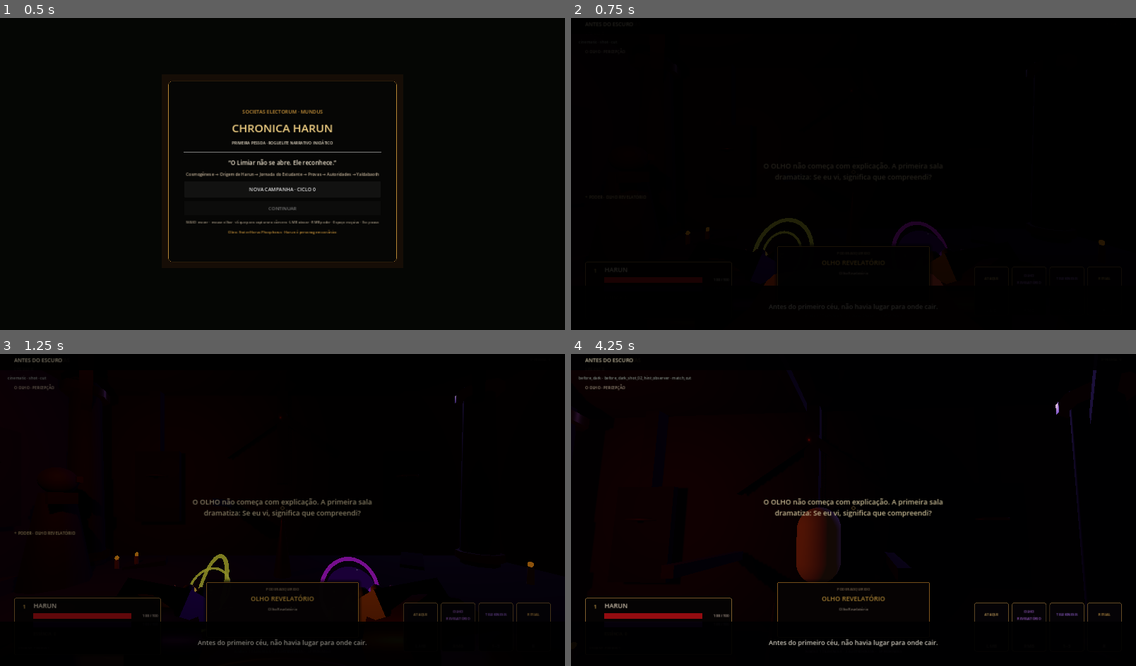
Above: before the commit, frames 1-4 (two rows, left to right).
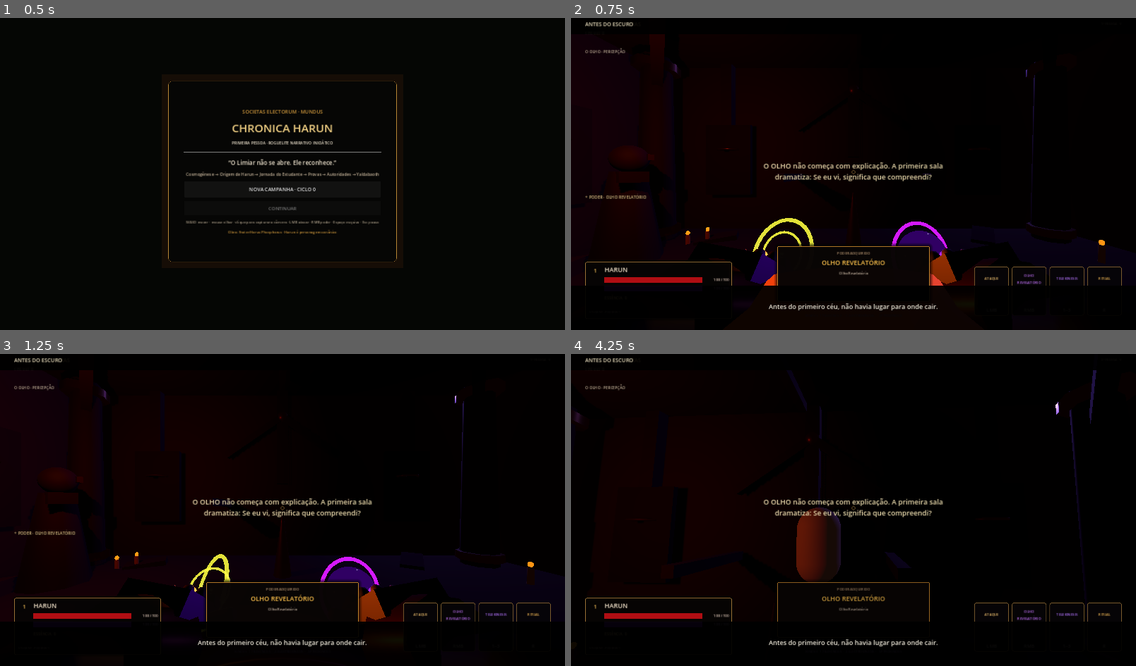
Above: after the commit, the same moments.

Repository: neuralSynapse/societaselectorum
Game: Godot game, scene res://scenes/boot/Main.tscn
The game is run twice, just before and just after one commit, with the same random seed, the same clock (stepped at 60 frames per second) and the same inputs.
Inputs (mouse positions are in pixels of both pictures, inside the frame that each line leads up to):
- Up to frame 1 (0.5 s): no input
- Up to frame 2 (0.75 s): click "NOVA CAMPANHA · CICLO 0" at 0.5 s
- Up to frame 3 (1.25 s): no input
- Up to frame 4 (4.25 s): tap Enter (ui_accept) at 1.25 s; move the mouse to (881, 506) at 1.27 s; hold V (camera_toggle) 1.28-2.03 s; hold W (move_forward) from 1.28 s (still down); click (881, 506) at 1.42 s; tap Space (jump) at 1.52, 2.27, 3.77 s; move the mouse to (825, 510) at 2.02 s; tap C (consume) at 2.1 s; move the mouse to (864, 500) at 2.77 s; hold Q (dodge) 2.78-3.53 s; move the mouse to (847, 513) at 3.52 s; tap R (instrument) at 3.6 s; click (847, 513) at 3.67 s

Frame 1 is identical in both runs. In frame 2, 4.5% of the frame differs, in the area x 2-98%, y 1-94%; in frame 3, 3.4%; in frame 4, 0.7%.

Commit message:
fix: keep proxy cinematics from blacking out gameplay

Diff:
--- a/game/chronica-harun/scripts/narrative/NarrativePresentationController.gd
+++ b/game/chronica-harun/scripts/narrative/NarrativePresentationController.gd
@@ -121,6 +121,10 @@
         subtitle.visible = false
     else:
         subtitle.visible = true
+    if not _has_player_facing_cinematic_visuals():
+        cinematic_veil.visible = false
+        blackout.visible = false
+        return
     begin_transition(StringName(payload.get("transition", "cut")), float(payload.get("tension", 0.0)))
     if OS.is_debug_build():
         evidence_label.text = "%s · %s · %s" % [
@@ -131,7 +135,9 @@
         evidence_label.visible = true
 
 func begin_transition(kind: StringName, tension: float = 0.0) -> void:
-    if final_black_active:
+    if final_black_active or not _has_player_facing_cinematic_visuals():
+        cinematic_veil.visible = false
+        blackout.visible = false
         return
     visible = true
     cinematic_veil.visible = true
@@ -270,13 +276,22 @@
     get_tree().paused = paused_before_choice
     choice_option_ids.clear()
 
+func _has_player_facing_cinematic_visuals() -> bool:
+    return bridge != null and bridge.cinematic_stage != null and bridge.cinematic_stage.can_take_player_control()
+
 func _on_cinematic_sequence_started(_sequence_id: StringName, _sequence: Dictionary) -> void:
     cinematic_sequence_active = true
     visible = true
+    if not _has_player_facing_cinematic_visuals():
+        cinematic_veil.visible = false
+        blackout.visible = false
+        return
     cinematic_veil.visible = true
 
 func _on_cinematic_sequence_finished(_sequence_id: StringName) -> void:
-    pass
+    if not _has_player_facing_cinematic_visuals():
+        cinematic_veil.visible = false
+        blackout.visible = false
 
 func _on_gameplay_handoff(target_stage: StringName) -> void:
     release_to_gameplay(target_stage)
